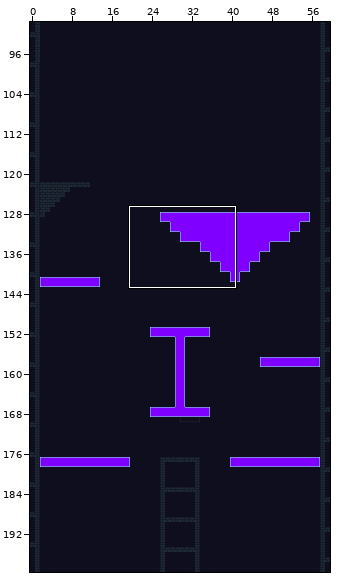
Tiled map, stored at assets/tiles_NEW/tilemap.tmx. Above: a wide view before the commit, with the close-up outlined.
Close-up. As it was:
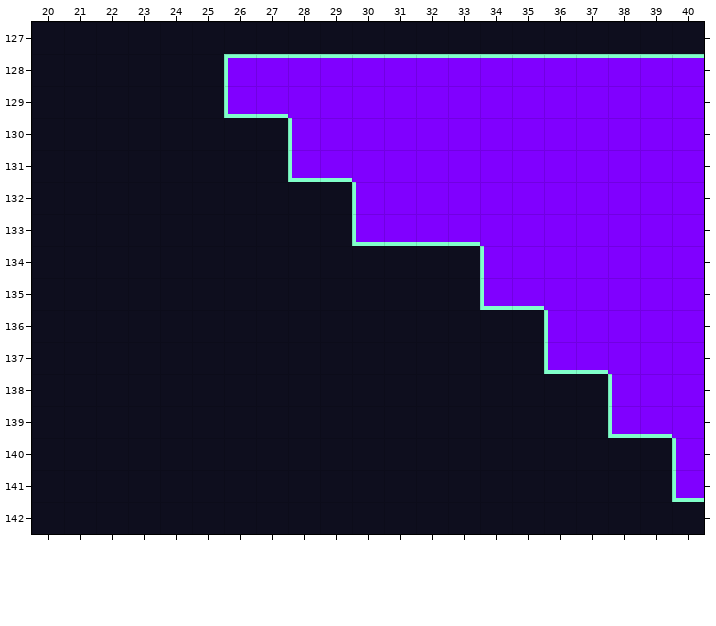
Cells are 8x8 px. Shown: x 20..40, y 127..142. The commit also changed other parts of the map, which this record leaves out. The old version is drawn lined up with the new one.
New version:
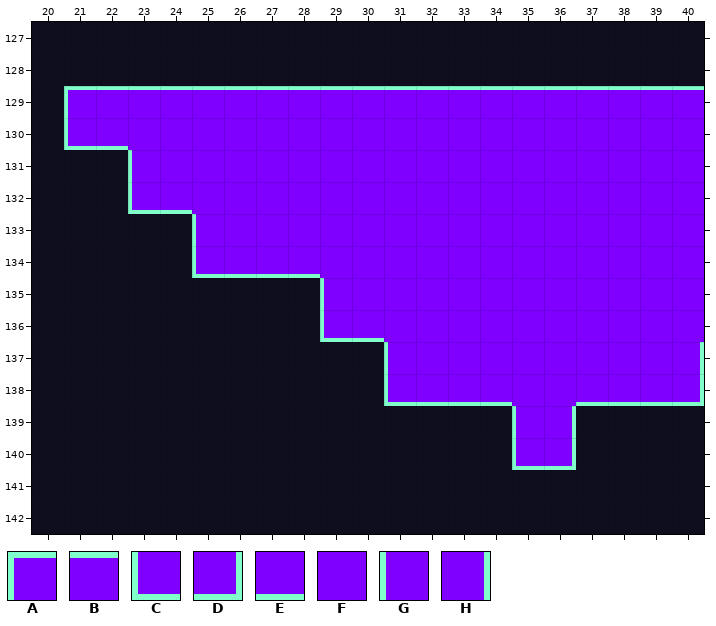
Key: from "tileset": A 282, B 287, C 346, D 347, E 351, F 359, G 606, H 609.
_ is an empty cell.
Change:
map size 60x120 -> 60x200 cells (old content now starts at 0,80; both pictures use the new coordinates)
Layer "Blue":
y 128: x 26..40 ABBBBBBBBBBBBBB -> _______________
y 129: x 21..40 _____CEFFFFFFFFFFFFF -> ABBBBBBBBBBBBBBBBBBB
y 130: x 21..28 _______G -> CEFFFFFF
y 131: x 23..29 _____CE -> GFFFFFF
y 132: x 23..30 _______G -> CEFFFFFF
y 133: x 25..33 _____CEEE -> GFFFFFFFF
y 134: x 25..34 _________G -> CEEEFFFFFF
y 135: x 29..35 _____CE -> GFFFFFF
y 136: x 29..36 _______G -> CEFFFFFF
y 137: x 31..37 _____CE -> GFFFFFF; x 40 F -> H
y 138: x 31..40 _______GFF -> CEEEFFEEED
y 139: x 35..36 __ -> GH; x 38..40 CEF -> ___
y 140: x 35..36 __ -> CD; x 40 G -> _
y 141: x 40 C -> _
Where, in picture pixels (left, top, right, bottom), the same in both close-ups:
changed: (64, 54, 704, 502)
